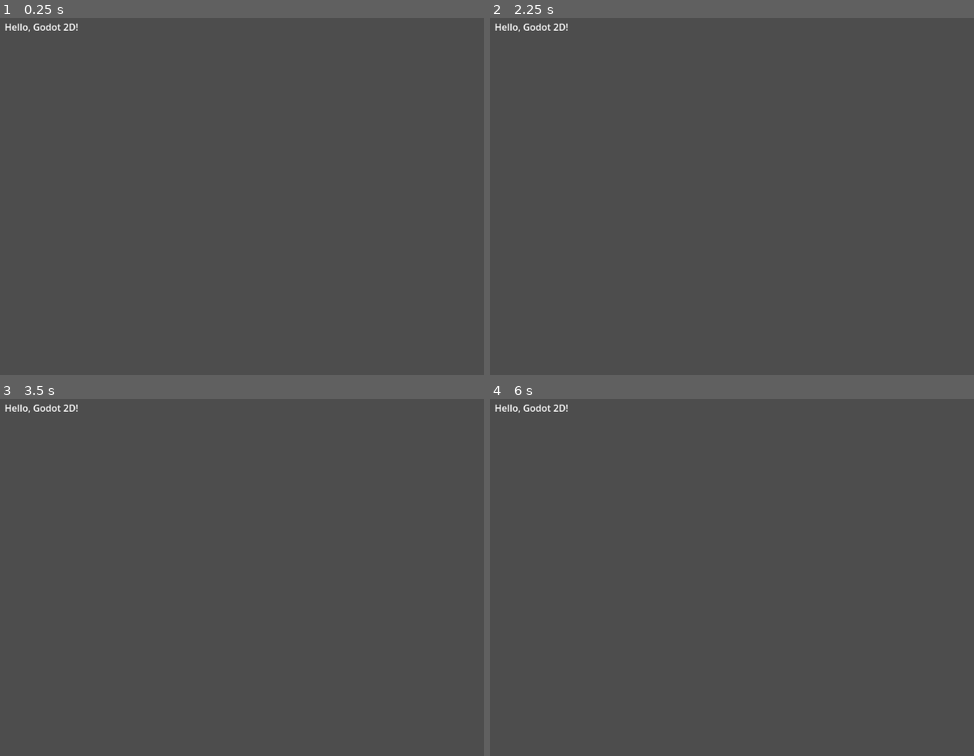
Above: before the commit, frames 1-4 (two rows, left to right).
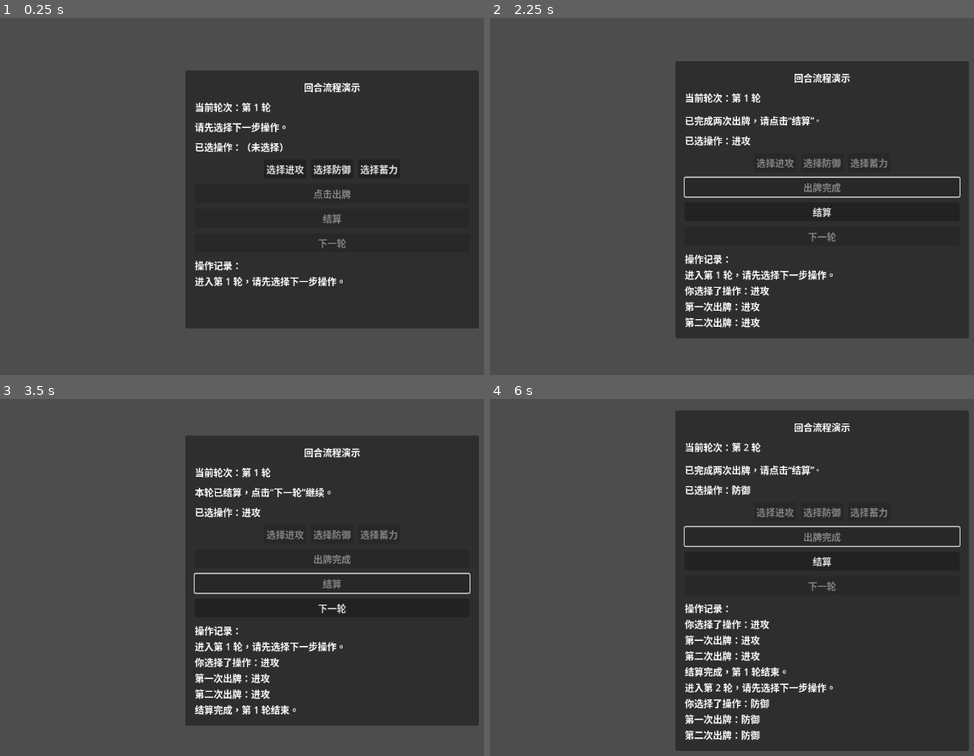
Above: after the commit, the same moments.

Repository: scccj/xcodex
Game: Godot game, scene res://scenes/Main.tscn
The game is run twice, just before and just after one commit, with the same random seed, the same clock (stepped at 60 frames per second) and the same inputs.
Inputs (mouse positions are in pixels of both pictures, inside the frame that each line leads up to):
- Up to frame 1 (0.25 s): no input
- Up to frame 2 (2.25 s): click (775, 167) at 0.5 s, where only the run after the commit has a clickable "选择进攻"; click (823, 196) at 1.25 s, where only the run after the commit has a clickable "点击出牌"; click (823, 196) at 2 s, where only the run after the commit has a clickable "再打出"
- Up to frame 3 (3.5 s): click (333, 591) at 2.75 s, where only the run after the commit has a clickable "结算"
- Up to frame 4 (6 s): click (823, 606) at 3.5 s, where only the run after the commit has a clickable "下一轮"; click (823, 527) at 4.25 s, where only the run after the commit has a clickable "选择防御"; click (823, 545) at 5 s, where only the run after the commit has a clickable "点击出牌"; click (823, 534) at 5.75 s, where only the run after the commit has a clickable "再打出"

The runs differ from the first frame. In frame 1, 43% of the frame differs, in the area x 1-99%, y 1-87%; in frame 2, 46%; in frame 3, 48%; in frame 4, 57%, in the area x 1-99%, y 1-99%.

Commit message:
feat: add turn-based action flow UI page

Diff:
--- a/scenes/Main.tscn
+++ b/scenes/Main.tscn
@@ -5,9 +5,94 @@
 [node name="Main" type="Node2D"]
 script = ExtResource("1_s4dbu")
 
-[node name="Label" type="Label" parent="."]
-offset_left = 18.0
-offset_top = 18.0
-offset_right = 306.0
-offset_bottom = 72.0
-text = "Hello, Godot 2D!"
+[node name="CanvasLayer" type="CanvasLayer" parent="."]
+
+[node name="UI" type="Control" parent="CanvasLayer"]
+layout_mode = 3
+anchors_preset = 15
+anchor_right = 1.0
+anchor_bottom = 1.0
+grow_horizontal = 2
+grow_vertical = 2
+
+[node name="Panel" type="PanelContainer" parent="CanvasLayer/UI"]
+layout_mode = 1
+anchors_preset = 8
+anchor_left = 0.5
+anchor_top = 0.5
+anchor_right = 0.5
+anchor_bottom = 0.5
+offset_left = -250.0
+offset_top = -220.0
+offset_right = 250.0
+offset_bottom = 220.0
+grow_horizontal = 2
+grow_vertical = 2
+
+[node name="Margin" type="MarginContainer" parent="CanvasLayer/UI/Panel"]
+layout_mode = 2
+theme_override_constants/margin_left = 16
+theme_override_constants/margin_top = 16
+theme_override_constants/margin_right = 16
+theme_override_constants/margin_bottom = 16
+
+[node name="VBox" type="VBoxContainer" parent="CanvasLayer/UI/Panel/Margin"]
+layout_mode = 2
+theme_override_constants/separation = 10
+
+[node name="Title" type="Label" parent="CanvasLayer/UI/Panel/Margin/VBox"]
+layout_mode = 2
+text = "回合流程演示"
+horizontal_alignment = 1
+
+[node name="RoundLabel" type="Label" parent="CanvasLayer/UI/Panel/Margin/VBox"]
+layout_mode = 2
+text = "当前轮次：第 1 轮"
+
+[node name="StatusLabel" type="Label" parent="CanvasLayer/UI/Panel/Margin/VBox"]
+layout_mode = 2
+text = "请先选择下一步操作。"
+autowrap_mode = 3
+
+[node name="SelectedActionLabel" type="Label" parent="CanvasLayer/UI/Panel/Margin/VBox"]
+layout_mode = 2
+text = "已选操作：（未选择）"
+
+[node name="Options" type="HBoxContainer" parent="CanvasLayer/UI/Panel/Margin/VBox"]
+layout_mode = 2
+theme_override_constants/separation = 8
+alignment = 1
+
+[node name="AttackButton" type="Button" parent="CanvasLayer/UI/Panel/Margin/VBox/Options"]
+layout_mode = 2
+text = "选择进攻"
+
+[node name="DefendButton" type="Button" parent="CanvasLayer/UI/Panel/Margin/VBox/Options"]
+layout_mode = 2
+text = "选择防御"
+
+[node name="ChargeButton" type="Button" parent="CanvasLayer/UI/Panel/Margin/VBox/Options"]
+layout_mode = 2
+text = "选择蓄力"
+
+[node name="PlayButton" type="Button" parent="CanvasLayer/UI/Panel/Margin/VBox"]
+layout_mode = 2
+text = "点击出牌"
+disabled = true
+
+[node name="ResolveButton" type="Button" parent="CanvasLayer/UI/Panel/Margin/VBox"]
+layout_mode = 2
+text = "结算"
+disabled = true
+
+[node name="NextRoundButton" type="Button" parent="CanvasLayer/UI/Panel/Margin/VBox"]
+layout_mode = 2
+text = "下一轮"
+disabled = true
+
+[node name="LogLabel" type="Label" parent="CanvasLayer/UI/Panel/Margin/VBox"]
+layout_mode = 2
+size_flags_vertical = 3
+text = "操作记录："
+autowrap_mode = 3
+vertical_alignment = 0
--- a/scripts/main.gd
+++ b/scripts/main.gd
@@ -1,4 +1,122 @@
 extends Node2D
 
+enum Phase {
+	SELECT_ACTION,
+	PLAY_CARD,
+	RESOLVE,
+	ROUND_END,
+}
+
+var _round: int = 1
+var _phase: Phase = Phase.SELECT_ACTION
+var _selected_action: String = ""
+var _play_count: int = 0
+var _log_lines: PackedStringArray = []
+
+@onready var _round_label: Label = $CanvasLayer/UI/Panel/Margin/VBox/RoundLabel
+@onready var _status_label: Label = $CanvasLayer/UI/Panel/Margin/VBox/StatusLabel
+@onready var _selected_label: Label = $CanvasLayer/UI/Panel/Margin/VBox/SelectedActionLabel
+@onready var _option_attack: Button = $CanvasLayer/UI/Panel/Margin/VBox/Options/AttackButton
+@onready var _option_defend: Button = $CanvasLayer/UI/Panel/Margin/VBox/Options/DefendButton
+@onready var _option_charge: Button = $CanvasLayer/UI/Panel/Margin/VBox/Options/ChargeButton
+@onready var _play_button: Button = $CanvasLayer/UI/Panel/Margin/VBox/PlayButton
+@onready var _resolve_button: Button = $CanvasLayer/UI/Panel/Margin/VBox/ResolveButton
+@onready var _next_round_button: Button = $CanvasLayer/UI/Panel/Margin/VBox/NextRoundButton
+@onready var _log_label: Label = $CanvasLayer/UI/Panel/Margin/VBox/LogLabel
+
 func _ready() -> void:
-	print("Minimal 2D scene is running.")
+	_option_attack.pressed.connect(_on_select_action.bind("进攻"))
+	_option_defend.pressed.connect(_on_select_action.bind("防御"))
+	_option_charge.pressed.connect(_on_select_action.bind("蓄力"))
+	_play_button.pressed.connect(_on_play_button_pressed)
+	_resolve_button.pressed.connect(_on_resolve_button_pressed)
+	_next_round_button.pressed.connect(_on_next_round_button_pressed)
+
+	_add_log("进入第 %d 轮，请先选择下一步操作。" % _round)
+	_refresh_ui()
+
+func _on_select_action(action_name: String) -> void:
+	if _phase != Phase.SELECT_ACTION:
+		return
+
+	_selected_action = action_name
+	_phase = Phase.PLAY_CARD
+	_play_count = 0
+	_add_log("你选择了操作：%s" % _selected_action)
+	_refresh_ui()
+
+func _on_play_button_pressed() -> void:
+	if _phase != Phase.PLAY_CARD:
+		return
+
+	_play_count += 1
+	if _play_count == 1:
+		_add_log("第一次出牌：%s" % _selected_action)
+	elif _play_count == 2:
+		_add_log("第二次出牌：%s" % _selected_action)
+		_phase = Phase.RESOLVE
+
+	_refresh_ui()
+
+func _on_resolve_button_pressed() -> void:
+	if _phase != Phase.RESOLVE:
+		return
+
+	_phase = Phase.ROUND_END
+	_add_log("结算完成，第 %d 轮结束。" % _round)
+	_refresh_ui()
+
+func _on_next_round_button_pressed() -> void:
+	if _phase != Phase.ROUND_END:
+		return
+
+	_round += 1
+	_phase = Phase.SELECT_ACTION
+	_selected_action = ""
+	_play_count = 0
+	_add_log("进入第 %d 轮，请先选择下一步操作。" % _round)
+	_refresh_ui()
+
+func _refresh_ui() -> void:
+	_round_label.text = "当前轮次：第 %d 轮" % _round
+	_selected_label.text = "已选操作：%s" % (_selected_action if _selected_action != "" else "（未选择）")
+
+	_option_attack.disabled = _phase != Phase.SELECT_ACTION
+	_option_defend.disabled = _phase != Phase.SELECT_ACTION
+	_option_charge.disabled = _phase != Phase.SELECT_ACTION
+
+	if _phase == Phase.SELECT_ACTION:
+		_status_label.text = "请先选择下一步操作。"
+		_play_button.text = "点击出牌"
+		_play_button.disabled = true
+		_resolve_button.disabled = true
+		_next_round_button.disabled = true
+	elif _phase == Phase.PLAY_CARD:
+		if _play_count == 0:
+			_status_label.text = "已选择操作，点击“出牌”。"
+			_play_button.text = "点击出牌"
+		else:
+			_status_label.text = "已出牌一次，请“再打出”。"
+			_play_button.text = "再打出"
+		_play_button.disabled = false
+		_resolve_button.disabled = true
+		_next_round_button.disabled = true
+	elif _phase == Phase.RESOLVE:
+		_status_label.text = "已完成两次出牌，请点击“结算”。"
+		_play_button.text = "出牌完成"
+		_play_button.disabled = true
+		_resolve_button.disabled = false
+		_next_round_button.disabled = true
+	else:
+		_status_label.text = "本轮已结算，点击“下一轮”继续。"
+		_play_button.text = "出牌完成"
+		_play_button.disabled = true
+		_resolve_button.disabled = true
+		_next_round_button.disabled = false
+
+	_log_label.text = "操作记录：\n" + "\n".join(_log_lines)
+
+func _add_log(line: String) -> void:
+	_log_lines.append(line)
+	if _log_lines.size() > 8:
+		_log_lines = _log_lines.slice(_log_lines.size() - 8, _log_lines.size())
Not shown, changed: README.md
